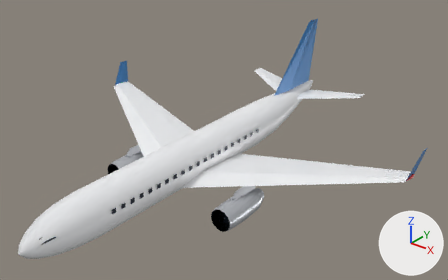
An edit to the glTF model app/src/main/assets/fly/plane.glb, drawn before and after from the same camera.
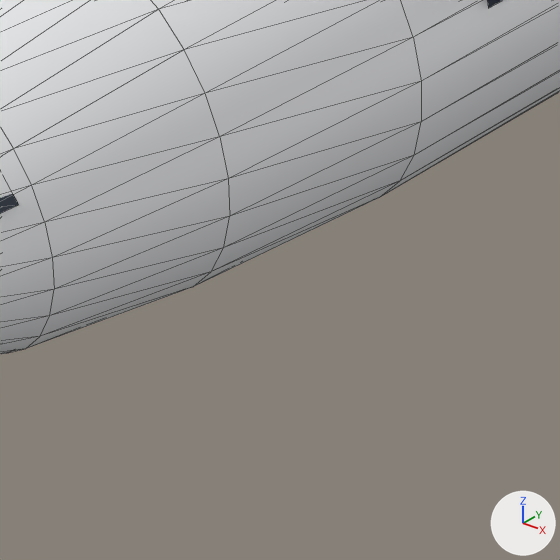
The first picture shows the older version from a camera (50 mm lens) standing at (32.7, -37.4, 25.3) and looking at (1.8, 1.2, 1.4). The close-ups show the older and then the newer version on the part from 12% to 27% of the width and 76% to 100% of the height of that picture. Only the edits that show in the close-ups are written down. The lights are fixed; the arrows at lower right show +X, +Y and +Z. The close-ups show mesh edges as thin lines.

Before the edit, the objects in view are built like this:
```python
me_mesh_0 = bpy.data.meshes.new('Mesh_0')
me_mesh_0.from_pydata(...)  # 972 vertices, 1444 faces; spans x -17.5..17.5, y -19.0..19.4, z -3.4..8.2
# faces by material slot: [680, 40, 328, 332, 32, 32]
me_mesh_0.materials.append(mat_white)  # white #f7f8fa
me_mesh_0.materials.append(mat_blue)  # blue #3f81bf
me_mesh_0.materials.append(mat_grey)  # light grey #ced1d7
me_mesh_0.materials.append(mat_dark)  # dark blue #303845
me_mesh_0.materials.append(mat_red)  # red #ed5050
me_mesh_0.materials.append(mat_green)  # green #59e77c
ob_airliner = bpy.data.objects.new('airliner', me_mesh_0)
ob_airliner.location = (0.0, 0.0, 0.0)
```
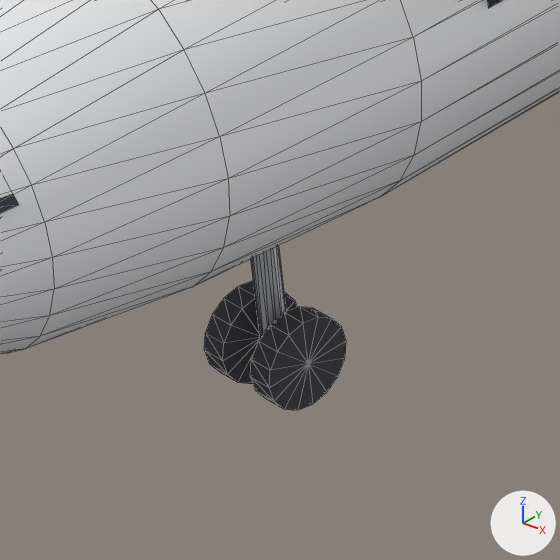
Edits to the scene script, one JSON object a line:
```json
{"op": "add", "block": "mat_tyre", "code": ["mat_tyre = principled_material('tyre')", "mat_tyre.base_color = (0.05, 0.05, 0.06)  # dark grey #3f3f45", "mat_tyre.roughness = 0.9"]}
{"op": "add", "block": "me_gear", "code": ["me_gear = bpy.data.meshes.new('gear')", "me_gear.from_pydata(...)  # 454 vertices, 848 faces; spans x -3.5..3.5, y -13.9..2.9, z -3.9..-1.2", "# faces by material slot: [208, 640]", "me_gear.materials.append(mat_grey)  # light grey #ced1d7", "me_gear.materials.append(mat_tyre)  # dark grey #3f3f45"]}
{"op": "add", "block": "ob_gear", "code": ["ob_gear = bpy.data.objects.new('gear', me_gear)", "ob_gear.location = (0.0, 0.0, 0.0)"]}
```

Location of each change, [x1, y1, x2, y2] in pixels of the close-ups (560 x 560 px):
```json
{"object": "gear", "change": "added", "after": [204, 246, 346, 410], "faces in mat_tyre (dark grey #3f3f45)": [204, 281, 346, 410], "faces in mat_grey (light grey #ced1d7)": [250, 246, 286, 338]}
```
